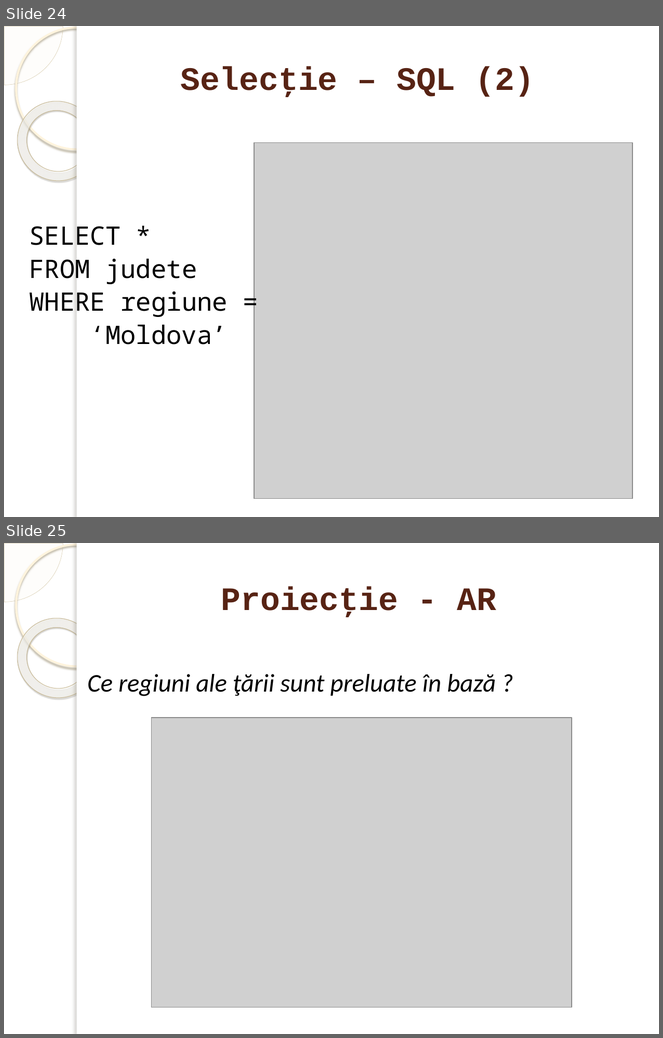
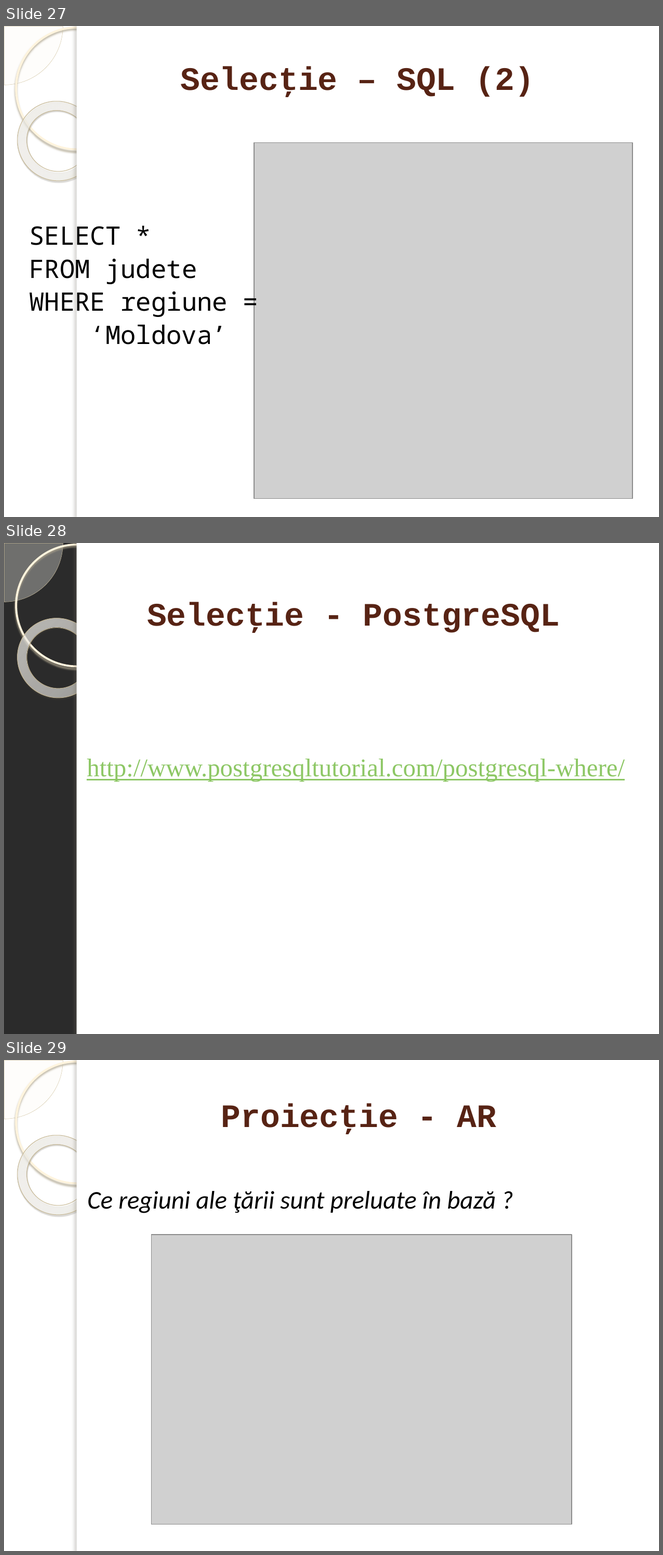
Before and after one commit to marinfotache/Baze-de-date-I, a slide deck: 11-13_SQL_Interogari - elemente de baza/11_LimbajeDeInterogare_AR_SQL2.pptx. Shown one above the other, each under a label of ours: slides 24 and 25 before the commit, slides 27, 28 and 29 after it. The pictures are 663x1038 and 663x1555 pixels, drawn with LibreOffice and Linux fonts; fonts in the diff are those of the drawing; grey boxes stand for pictures; background and template pictures are left out; a plain dark background stands for a picture behind light text. Boxes give left, top, right and bottom in pixels: in the first picture for what was removed or moved away, otherwise in the second. Text is boxed around its words. In the diff, an @@ line names an element or a change of style, - is before the commit and + after.

```diff
--- a/11-13_SQL_Interogari - elemente de baza/11_LimbajeDeInterogare_AR_SQL2.pptx
+++ b/11-13_SQL_Interogari - elemente de baza/11_LimbajeDeInterogare_AR_SQL2.pptx
@@ slide 28 added at (4, 543, 659, 1034), background picture (left out); not listed: 5 template elements that a slide beside it also shows @@
@@ title added at (147, 602, 560, 633), 36 pt, text #572314, bold @@
+Selecţie - PostgreSQL
@@ text added at (87, 759, 625, 782), 28 pt, text #8DC765, underline @@
+http://www.postgresqltutorial.com/postgresql-where/
@@ what was slide 24 is now slide 27 @@
@@ what was slide 25 is now slide 29 @@
```
Also in this commit, not shown: 2 slides changed, 6 other slides added.
